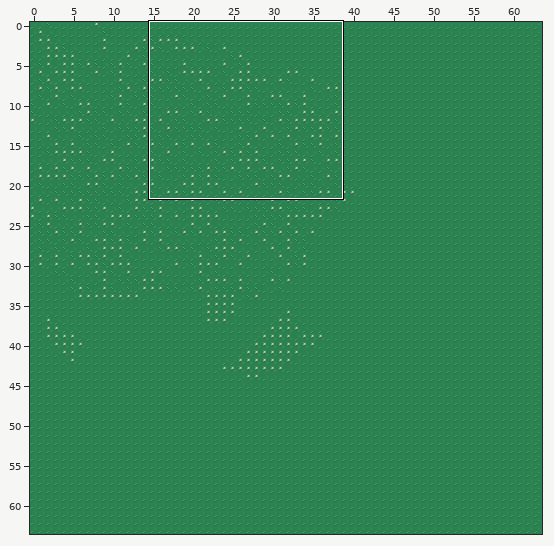
Tiled map (JSON): src/assets/maps/test.json. Above: a wide view before the commit, with the close-up outlined.
Close-up. The starting point:
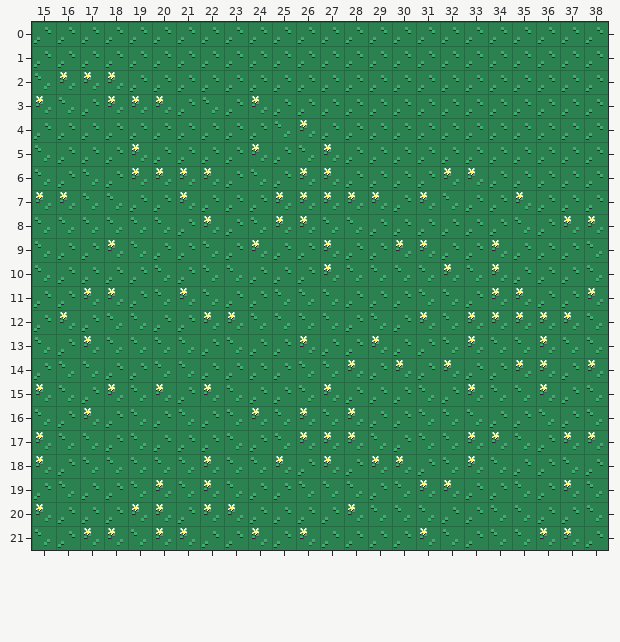
Cells are 32x32 px. Shown: x 15..38, y 0..21. The commit also changed other parts of the map, which this record leaves out.
New version:
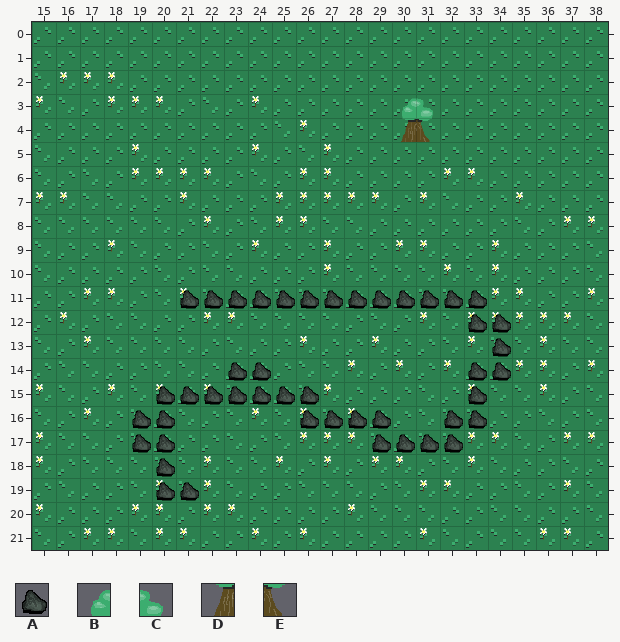
Key: from "tileset": A 3, B 4, C 5, D 7, E 8.
_ is an empty cell.
The edit:
Layer "Foreground":
The author put tile A in row 11 at x 21 to 33; in row 12 at x 33 to 34; in row 13 at x 34; in row 14 at x 23 to 24 and 33 to 34; in row 15 at x 20 to 26 and 33; in row 16 at x 19 to 20, 26 to 29 and 32 to 33.
The author put tile A in row 17 at x 19 to 20 and 29 to 32; in row 18 at x 20; in row 19 at x 20 to 21.
The author put tile D in row 4 at x 30.
The author put tile E in row 4 at x 31.
Layer "Top":
The author put tile B in row 3 at x 30.
The author put tile C in row 3 at x 31.
